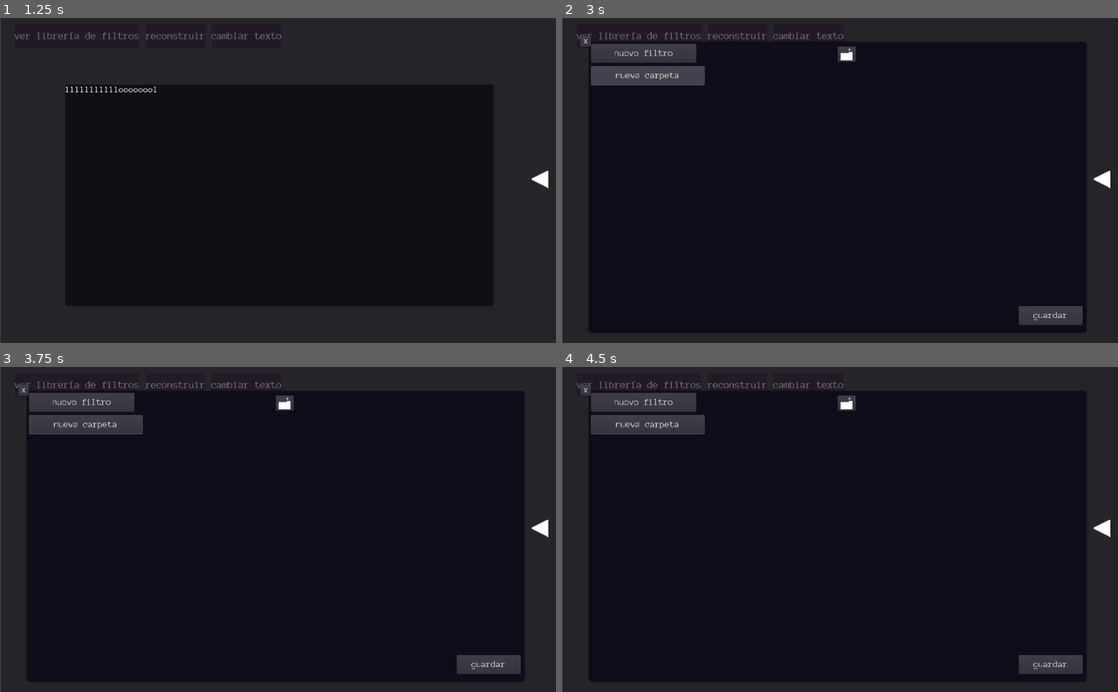
Above: before the commit, frames 1-4 (two rows, left to right).
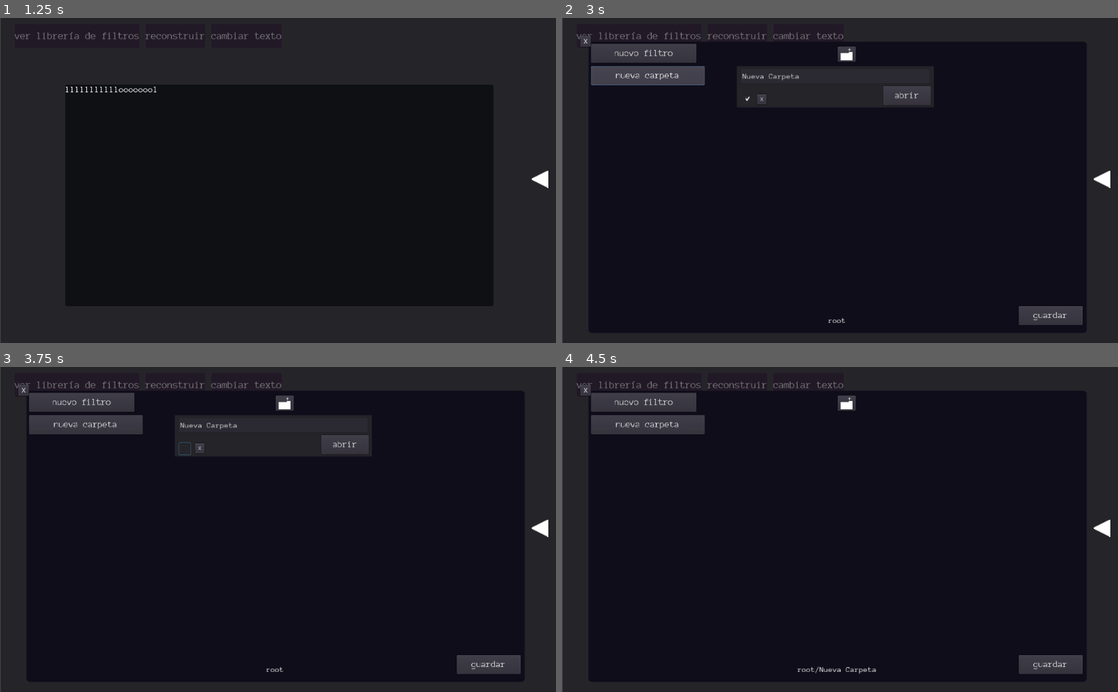
Above: after the commit, the same moments.

Repository: AndresDavidCalderon/desfilosofador
Game: Godot game, scene res://reader/reader.tscn
Two runs of this game, one before a commit and one after it. Both use one fixed random seed, a clock stepped at 60 frames per second and the inputs below.
Inputs (mouse positions are in pixels of both pictures, inside the frame that each line leads up to):
- Up to frame 1 (1.25 s): click "leer" at 0.5 s
- Up to frame 2 (3 s): click "ver librería de filtros" at 1.25 s; click (845, 53) at 2 s; click "nueva carpeta" at 2.75 s
- Up to frame 3 (3.75 s): click (183, 448) at 3.52 s
- Up to frame 4 (4.5 s): click (906, 445) at 4.25 s, where only the run after the commit has a clickable "abrir"

Frame 1 is identical in both runs. In frame 2, 2.1% of the frame differs, in the area x 32-67%, y 15-94%; in frame 3, 2.2%, in the area x 5-67%, y 14-94%; in frame 4, 0.2%.
Error before the commit: Invalid call. Nonexistent function 'delete' in base 'Dictionary'. (res://filters/filtersearch.gd:18)

Commit message:
folder ended

Diff:
--- a/filters/filtersearch.gd
+++ b/filters/filtersearch.gd
@@ -2,10 +2,11 @@
 export(PackedScene) var filter
 export(PackedScene) var folder
 export(bool) var onexe
-var filtertree=[{"name":"root","enabled":true,"subelements":[]}]
+var defaulttree=[{"origin":-1,"inside":[{"type":"folder","name":"root","enabled":true,"index":1}]},{"origin":0,"inside":[]}]
+var filtertree:Array=defaulttree
 var fileman=File.new()
 var filedir
-var currentfolder:Dictionary=filtertree[0]
+var index=1
 onready var box=$upcenter/scroll/vbox
 func _ready():
 	if onexe:
@@ -14,8 +15,7 @@
 		filedir="user://filters.json"
 	openfilters()
 func deleteall():
-	for i in filtertree:
-		i.delete()
+	filtertree=defaulttree
 func openfilters():
 	deleteall()
 	var error=fileman.open(filedir,File.READ)
@@ -23,28 +23,27 @@
 		if fileman.get_as_text()!="":
 			var dict=JSON.parse(fileman.get_as_text())
 			if dict.error==OK:
-				dict=dict.result as Array
-				for i in dict.size():
-					var new=filter.instance()
-					box.add_child(new)
-					new.fromfile(dict[i])
+				filtertree=dict.result as Array
+				box.openfolder(1)
 			else:
 				globals.popuper.popup("error abriendo los filtros","error "+str(dict.error)+"en la linea "+str(dict.error_line))
 		else:
 			print("empty file.")
+			box.openfolder(1)
 		fileman.close()
 	else:
 		globals.popuper.popup("error abriendo el archivo","error "+str(error))
 func savefilters():
+	box.savecurrent()
 	var error=fileman.open(filedir,File.WRITE)
 	if error==OK:
-		fileman.store_string(JSON.print(filtertree))
+		fileman.store_string(JSON.print(filtertree,"\t"))
 		prints("se guardo:",JSON.print(filtertree))
 		fileman.close()
 	else:
 		globals.popuper.popup("error guardando!","error "+str(error))
 func _on_newfilter_pressed():
-	box.add_child(filter.instance())
+	addelement(filter)
 func _on_save_pressed():
 	savefilters()
 	globals.popuper.popup("guardado!")
@@ -53,5 +52,22 @@
 		savefilters()
 
 func addelement(scene:PackedScene):
-	currentfolder["subelements"].append((scene.instance() as libraryelement).getsavedata())
-	box.openfolder(currentfolder)
+	var new=scene.instance() as libraryelement
+	new.index=filtertree[index]["inside"].size()
+	box.add_child(new)
+	var data:Dictionary
+	if new.has_method("getdef"):
+		data=new.getonnew()
+	else:
+		data=new.getsavedata()
+	filtertree[index]["inside"].append(data)
+
+
+func _on_newfolder_pressed():
+	addelement(folder)
+
+
+func _on_folderup_pressed():
+	box.savecurrent()
+	if index==1:return
+	box.openfolder(filtertree[index]["origin"])
--- a/filters/filtersearch.tscn
+++ b/filters/filtersearch.tscn
@@ -8,6 +8,7 @@
 [ext_resource path="res://filters/vbox.gd" type="Script" id=6]
 [ext_resource path="res://filters/folder.tscn" type="PackedScene" id=7]
 [ext_resource path="res://UI/folderout.png" type="Texture" id=8]
+[ext_resource path="res://UI/font/text.tres" type="DynamicFont" id=9]
 
 [sub_resource type="Theme" id=1]
 
@@ -38,7 +39,7 @@
 margin_left = -207.0
 margin_top = 40.0
 margin_right = 200.0
-margin_bottom = 572.0
+margin_bottom = 541.0
 script = ExtResource( 4 )
 __meta__ = {
 "_edit_use_anchors_": false
@@ -105,6 +106,29 @@
 "_edit_use_anchors_": false
 }
 
+[node name="bottom" type="Node2D" parent="."]
+position = Vector2( 510.502, 598 )
+script = ExtResource( 3 )
+sety = true
+setx = true
+scaleview = Vector2( 0.5, 1 )
+istool = true
+userect = NodePath("..")
+
+[node name="dir" type="Label" parent="bottom"]
+margin_left = -207.0
+margin_top = -34.0
+margin_right = 206.0
+margin_bottom = -16.0
+custom_fonts/font = ExtResource( 9 )
+text = "root"
+align = 1
+autowrap = true
+__meta__ = {
+"_edit_use_anchors_": false
+}
+
+[connection signal="pressed" from="upcenter/folderup" to="." method="_on_folderup_pressed"]
 [connection signal="pressed" from="newfilter" to="." method="_on_newfilter_pressed"]
 [connection signal="pressed" from="newfolder" to="." method="_on_newfolder_pressed"]
 [connection signal="pressed" from="botright/save" to="." method="_on_save_pressed"]
--- a/filters/folder.gd
+++ b/filters/folder.gd
@@ -1,6 +1,36 @@
 extends libraryelement
-
-var filters=[]
-
+var saveindex
+func _ready():
+	get_parent().connect("beforesave",self,"presave")
 func getsave(data):
 	data["enabled"]=$enabled.pressed
+	data["name"]=$name.text
+	data["index"]=saveindex
+func _on_open_pressed():
+	get_parent().root.get_node("bottom/dir").text+="/"+$name.text
+	get_parent().savecurrent()
+	get_parent().openfolder(saveindex)
+func fromfile(data):
+	$name.text=data["name"]
+	$enabled.pressed=data["enabled"]
+	saveindex=data["index"]
+func getdef(data):
+	get_parent().root.filtertree.append({"inside":[],"origin":get_parent().root.index})
+	data["index"]=get_parent().root.filtertree.size()-1
+	saveindex=data["index"]
+	print("set index",index)
+	data["enabled"]=$enabled.pressed
+	data["name"]=$name.text
+func customdelete():
+	for i in get_parent().root.filtertree:
+		for j in i["inside"]:
+			if j.has("index"):
+				if j["index"]>=saveindex:
+					j["index"]-=1
+					prints("reindexed",j)
+	for i in get_parent().root.filtertree[saveindex]["inside"]:
+		var new=get_parent().scenebytype[i["type"]].instance() as libraryelement
+		new.fromfile(i)
+		get_parent().add_child(new)
+		new.delete()
+	get_parent().root.filtertree.remove(saveindex)
--- a/filters/folder.tscn
+++ b/filters/folder.tscn
@@ -46,3 +46,13 @@
 __meta__ = {
 "_edit_use_anchors_": false
 }
+
+[node name="delete" type="Button" parent="."]
+margin_left = 41.9195
+margin_top = 57.9738
+margin_right = 60.9195
+margin_bottom = 77.9738
+text = "x"
+
+[connection signal="pressed" from="open" to="." method="_on_open_pressed"]
+[connection signal="pressed" from="delete" to="." method="delete"]
--- a/filters/vbox.gd
+++ b/filters/vbox.gd
@@ -1,5 +1,6 @@
 extends VBoxContainer
 export(Dictionary) var scenebytype
+onready var root=get_parent().get_parent().get_parent()
 func compile(text:String):
 	for i in globals.filterbyphrase.keys():
 		var pos=0
@@ -14,8 +15,18 @@
 			else:
 				break
 	return text
-func openfolder(folder:Dictionary):
-	for i in folder["subelements"]:
+func openfolder(index:int):
+	for i in get_children():
+		i.queue_free()
+	root.index=index
+	for i in getcurrent():
 		var new=scenebytype[i["type"]].instance() as libraryelement
 		add_child(new)
-		new.fromfile(i["data"])
+		new.fromfile(i)
+signal beforesave
+func savecurrent():
+	getcurrent().clear()
+	for i in get_children():
+		getcurrent().append(i.getsavedata())
+func getcurrent():
+	return root.filtertree[root.index]["inside"]
--- a/reader/element.gd
+++ b/reader/element.gd
@@ -1,8 +1,20 @@
 extends Panel
 export(String) var type
+var index:int
 class_name libraryelement,"res://filters/element.png"
 func getsavedata():
 	var data={"type":type}
 	if has_method("getsave"):
 		call("getsave",data)
 	return data
+func delete():
+	get_parent().root.filtertree[get_parent().root.index]["inside"].erase(self)
+	if has_method("customdelete"):
+		call("customdelete")
+	queue_free()
+func exists():
+	return get_parent().root.currentfolder.has(self)
+func getonnew():
+	var data={"type":type}
+	call("getdef",data)
+	return data
Binary file changed: filters/element.png
Not shown: 1 places in filters/filtersearch.tscn that only renumber resources
